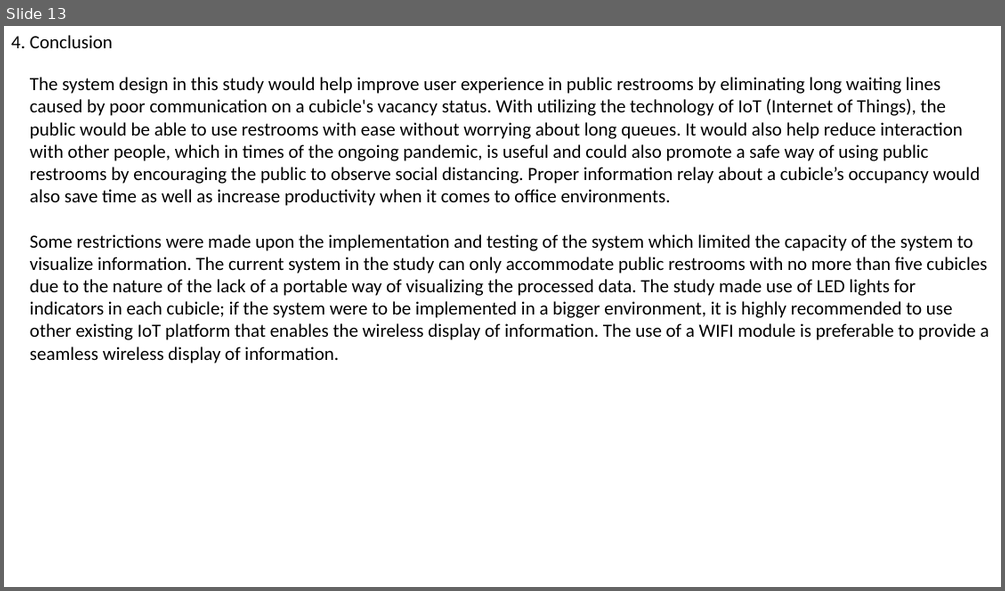
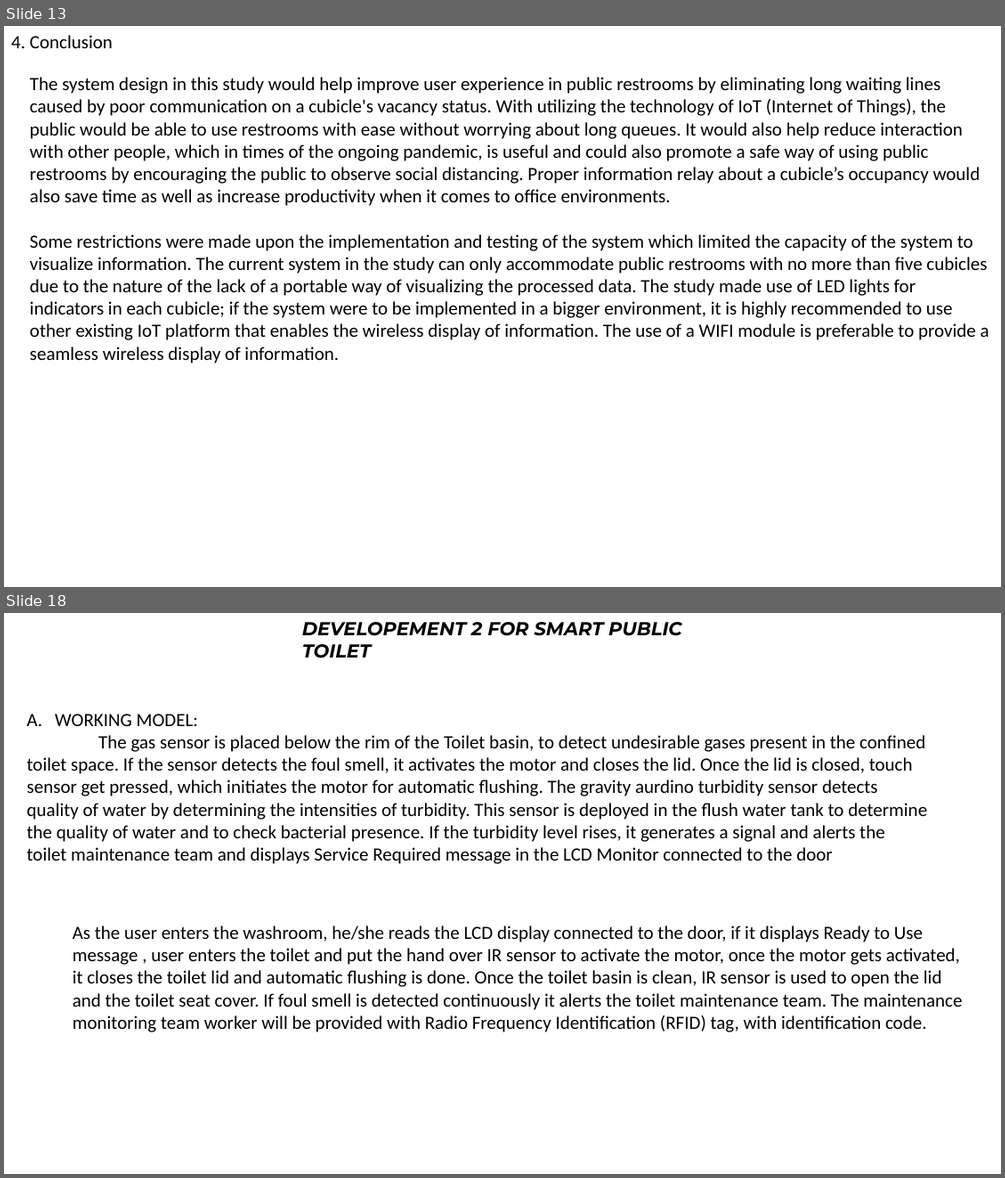
Before and after one commit to Mj454545/Mohanraj_NMIDau112421106022, a slide deck: Smart restroom.pptx. Shown one above the other, each under a label of ours: slide 13 before the commit, slides 13 and 18 after it; the slides between them are not shown. The pictures are 1005x591 and 1005x1178 pixels, drawn with LibreOffice and Linux fonts; fonts in the diff are those of the drawing. Boxes give left, top, right and bottom in pixels: in the first picture for what was removed or moved away, otherwise in the second. Text is boxed around its words. In the diff, an @@ line names an element or a change of style, - is before the commit and + after.

```diff
--- a/Smart restroom.pptx
+++ b/Smart restroom.pptx
@@ slide 18 added at box(4, 613, 1001, 1174), background #FFFFFF @@
@@ text added at box(302, 622, 682, 658), 18 pt, text #000000, bold, italic @@
+DEVELOPEMENT 2 FOR SMART PUBLIC TOILET
@@ text added at box(27, 714, 927, 864), 18 pt, text #000000 @@
+A. WORKING MODEL:
+The gas sensor is placed below the rim of the Toilet basin, to detect undesirable gases present in the confined toilet space. If the sensor detects the foul smell, it activates the motor and closes the lid. Once the lid is closed, touch sensor get pressed, which initiates the motor for automatic flushing. The gravity aurdino turbidity sensor detects quality of water by determining the intensities of turbidity. This sensor is deployed in the flush water tank to determine the quality of water and to check bacterial presence. If the turbidity level rises, it generates a signal and alerts the toilet maintenance team and displays Service Required message in the LCD Monitor connected to the door
@@ text added at box(73, 925, 962, 1032), 18 pt, text #000000 @@
+As the user enters the washroom, he/she reads the LCD display connected to the door, if it displays Ready to Use message , user enters the toilet and put the hand over IR sensor to activate the motor, once the motor gets activated, it closes the toilet lid and automatic flushing is done. Once the toilet basin is clean, IR sensor is used to open the lid and the toilet seat cover. If foul smell is detected continuously it alerts the toilet maintenance team. The maintenance monitoring team worker will be provided with Radio Frequency Identification (RFID) tag, with identification code.
```
Also in this commit, not shown: 10 other slides added.
